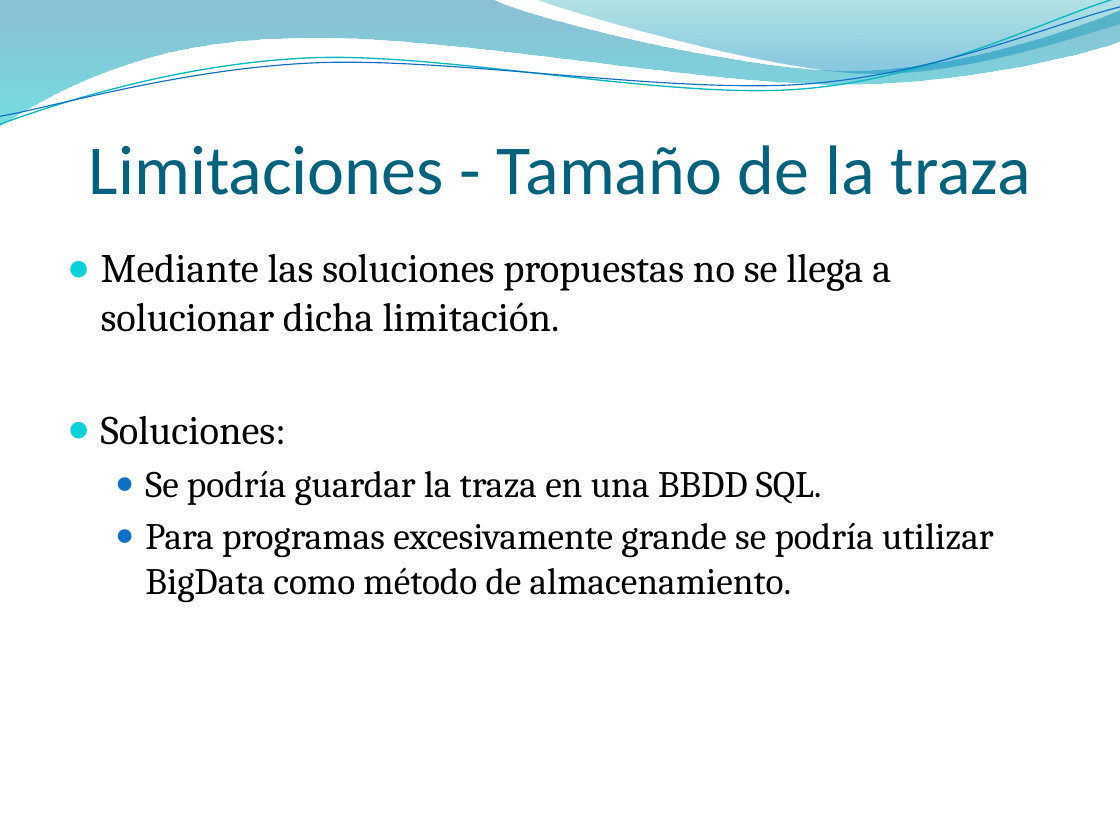
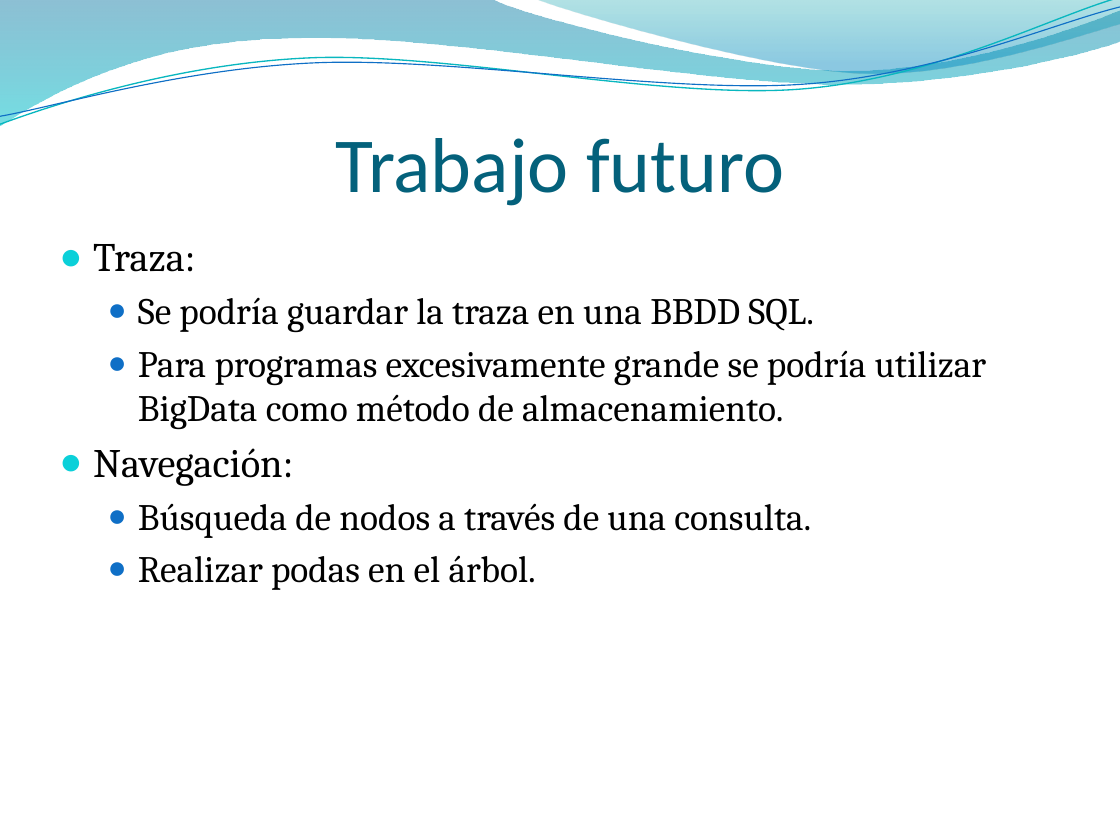
Before and after one commit to DiegoArranzGarcia/JavaTracer, a slide deck: slide 17 of JavaTracer/Analizador orientado a métodos para aplicaciones Java.pptx. Drawn at 1120x840 pixels with LibreOffice and Linux fonts; fonts in the diff are those of the drawing; background and template pictures are left out. Boxes give left, top, right and bottom in pixels: in the first picture for what was removed or moved away, otherwise in the second. Text is boxed around its words. In the diff, an @@ line names an element or a change of style, - is before the commit and + after.

```diff
--- a/JavaTracer/Analizador orientado a métodos para aplicaciones Java.pptx
+++ b/JavaTracer/Analizador orientado a métodos para aplicaciones Java.pptx
@@ title at (335, 138, 784, 206): text changed; size 45 to 50 pt @@
-Limitaciones - Tamaño de la traza
+Trabajo futuro
@@ text "Traza:": place and size @@
-text "Traza:" at (101, 254, 994, 603)
+text "Traza:" at (93, 244, 987, 590)
@@ text at (93, 244, 195, 272): text changed @@
-● Mediante las soluciones propuestas no se llega a solucionar dicha limitación.
-● Soluciones:
+● Traza:
@@ text at (93, 448, 811, 590): paragraphs added @@
+● Navegación:
+  ● Búsqueda de nodos a través de una consulta.
+  ● Realizar podas en el árbol.
```
Also in this commit, not shown: 6 other slides changed, 1 slide added, 2 slides removed, 1 other file.
